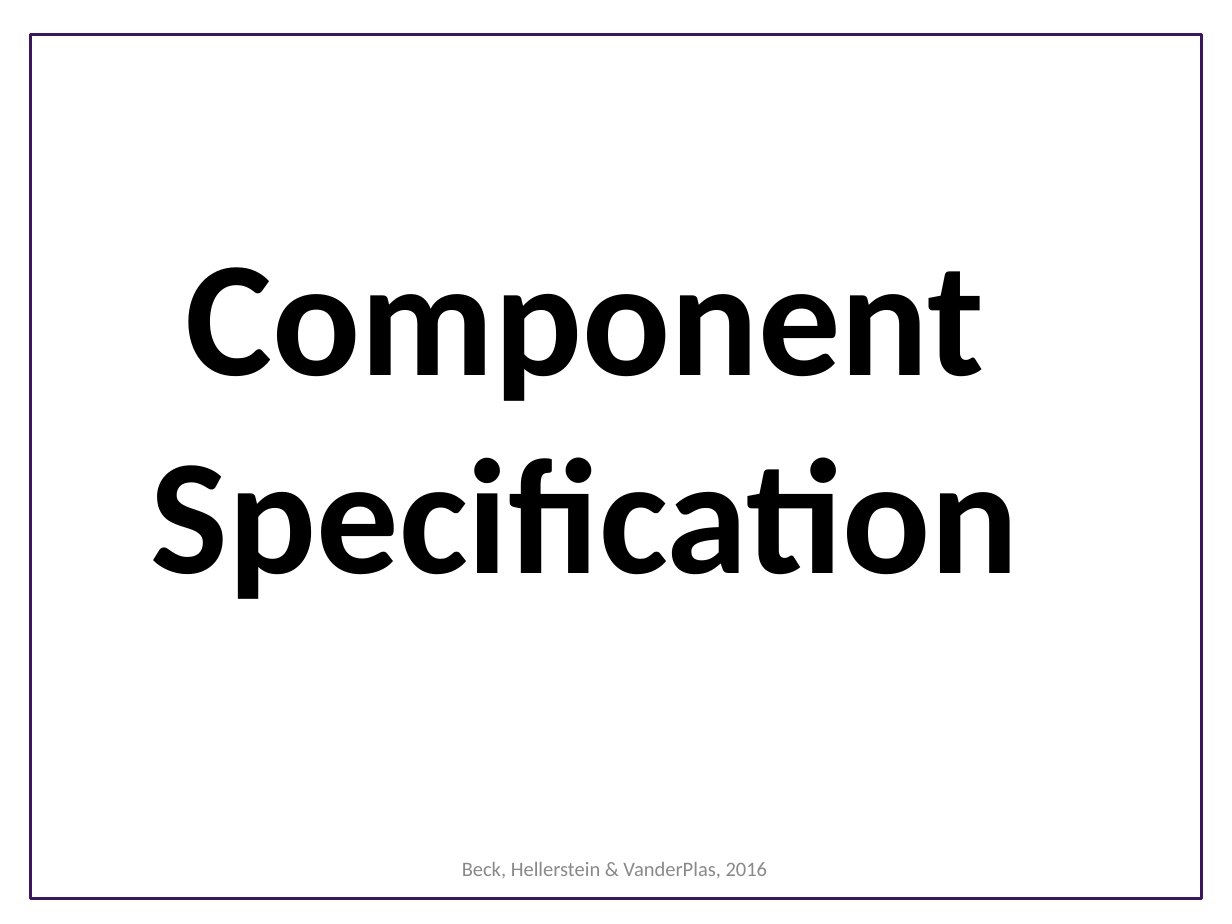
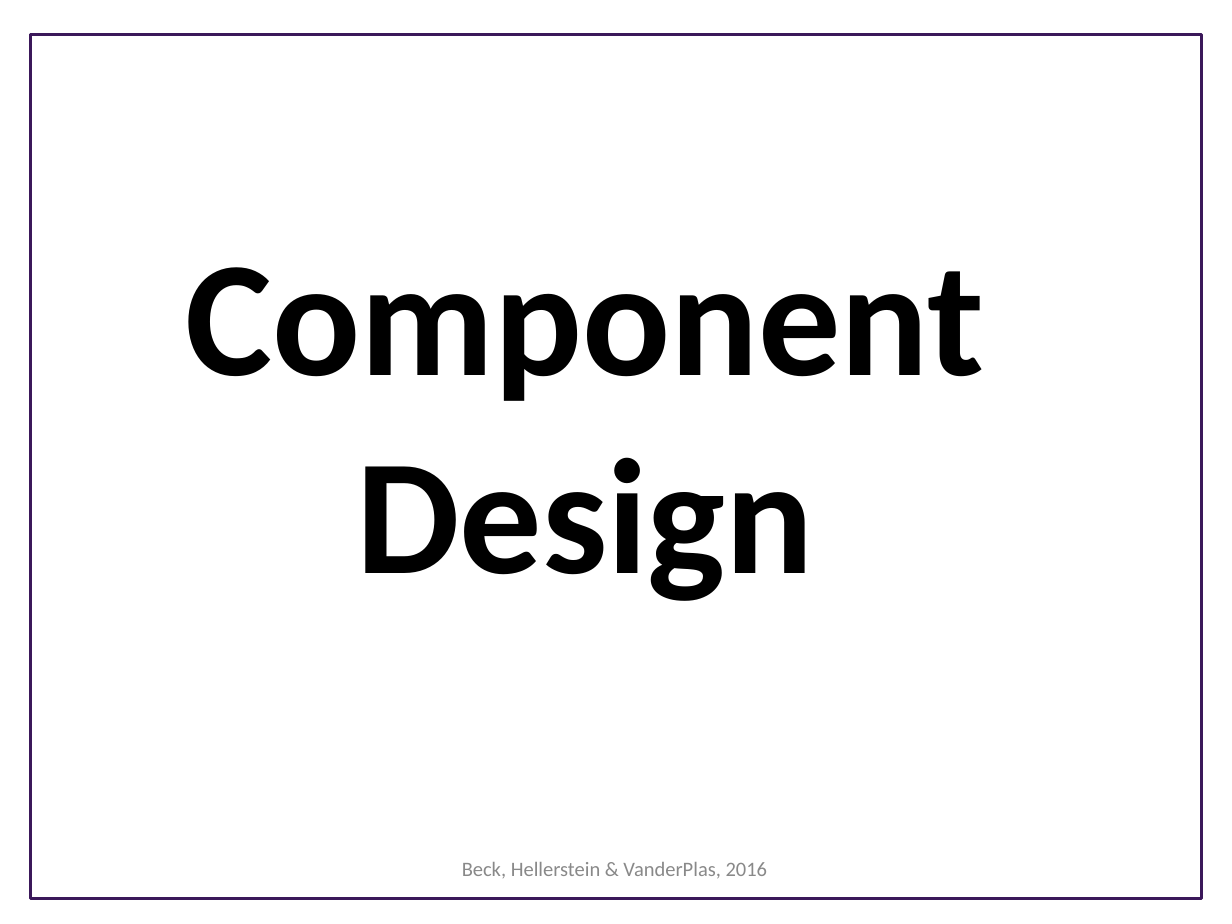
Before and after one commit to UWSEDS/LectureNotes, a slide deck: slide 14 of Software-Design.ppt. Drawn at 1232x924 pixels with LibreOffice and Linux fonts; fonts in the diff are those of the drawing; background and template pictures are left out. Boxes give left, top, right and bottom in pixels: in the first picture for what was removed or moved away, otherwise in the second. Text is boxed around its words. In the diff, an @@ line names an element or a change of style, - is before the commit and + after.

Commit message:
Updated design slides

```diff
--- a/Software-Design.ppt
+++ b/Software-Design.ppt
@@ title at (185,267,984,601): text changed @@
-Component Specification
+Component Design
```
Also in this commit, not shown: 3 other slides changed, 1 other file.
